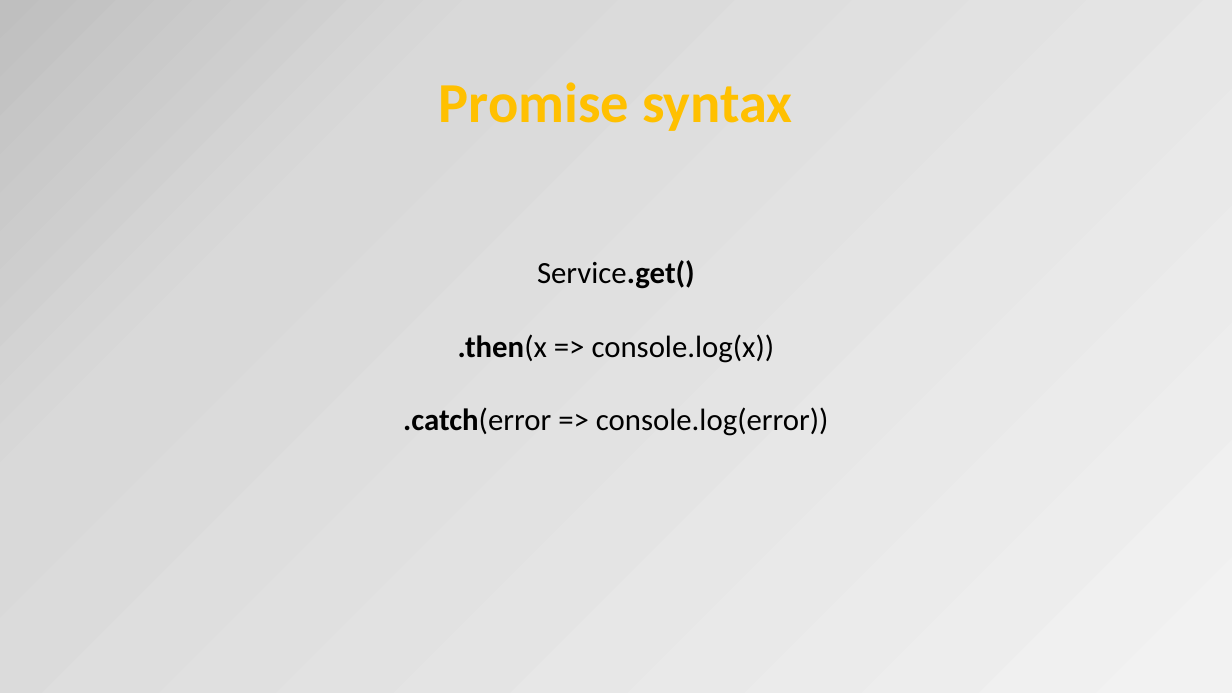
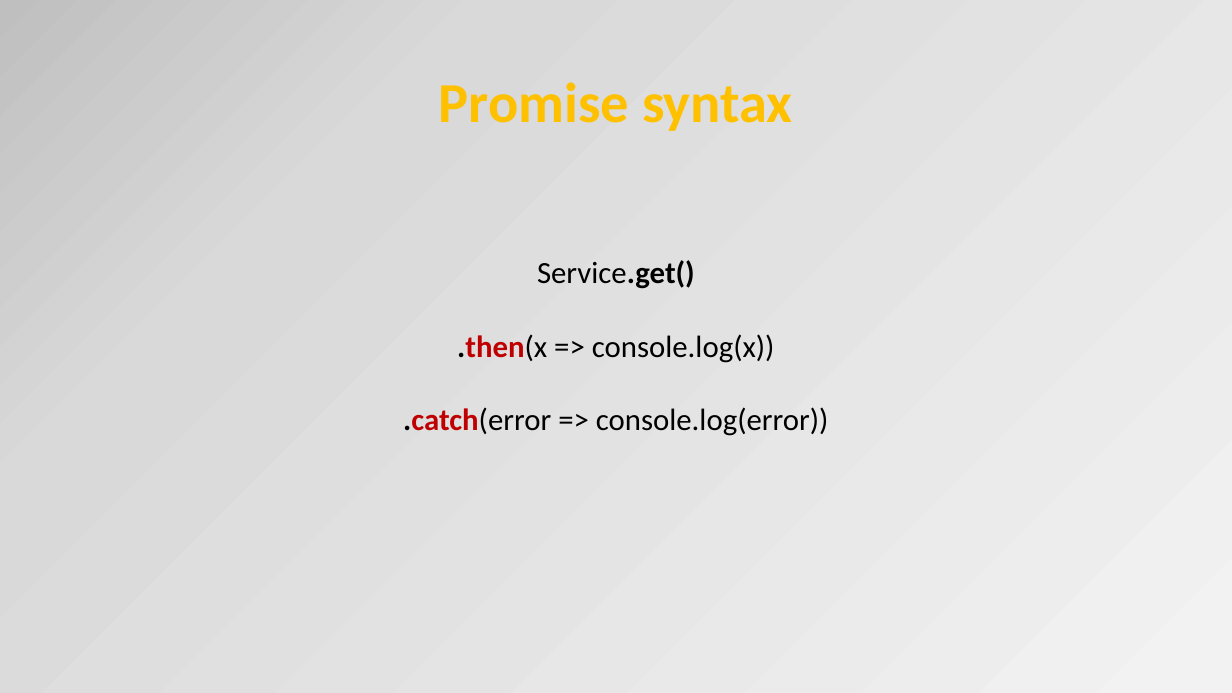
Before and after one commit to petereijgermans11/frontend-cursus, a slide deck: slide 20 of frontend-cursus/ 8 - Angular.pptx. Drawn at 1232x693 pixels with LibreOffice and Linux fonts; fonts in the diff are those of the drawing. Boxes give left, top, right and bottom in pixels: in the first picture for what was removed or moved away, otherwise in the second. Text is boxed around its words. In the diff, an @@ line names an element or a change of style, - is before the commit and + after.

```diff
--- a/frontend-cursus/ 8 - Angular.pptx
+++ b/frontend-cursus/ 8 - Angular.pptx
@@ text at box(403, 334, 829, 436): text colour #000000 to #C00000 in ".then(x", ".catch(error" @@
```
Also in this commit, not shown: 3 other slides changed, 1 other file.
